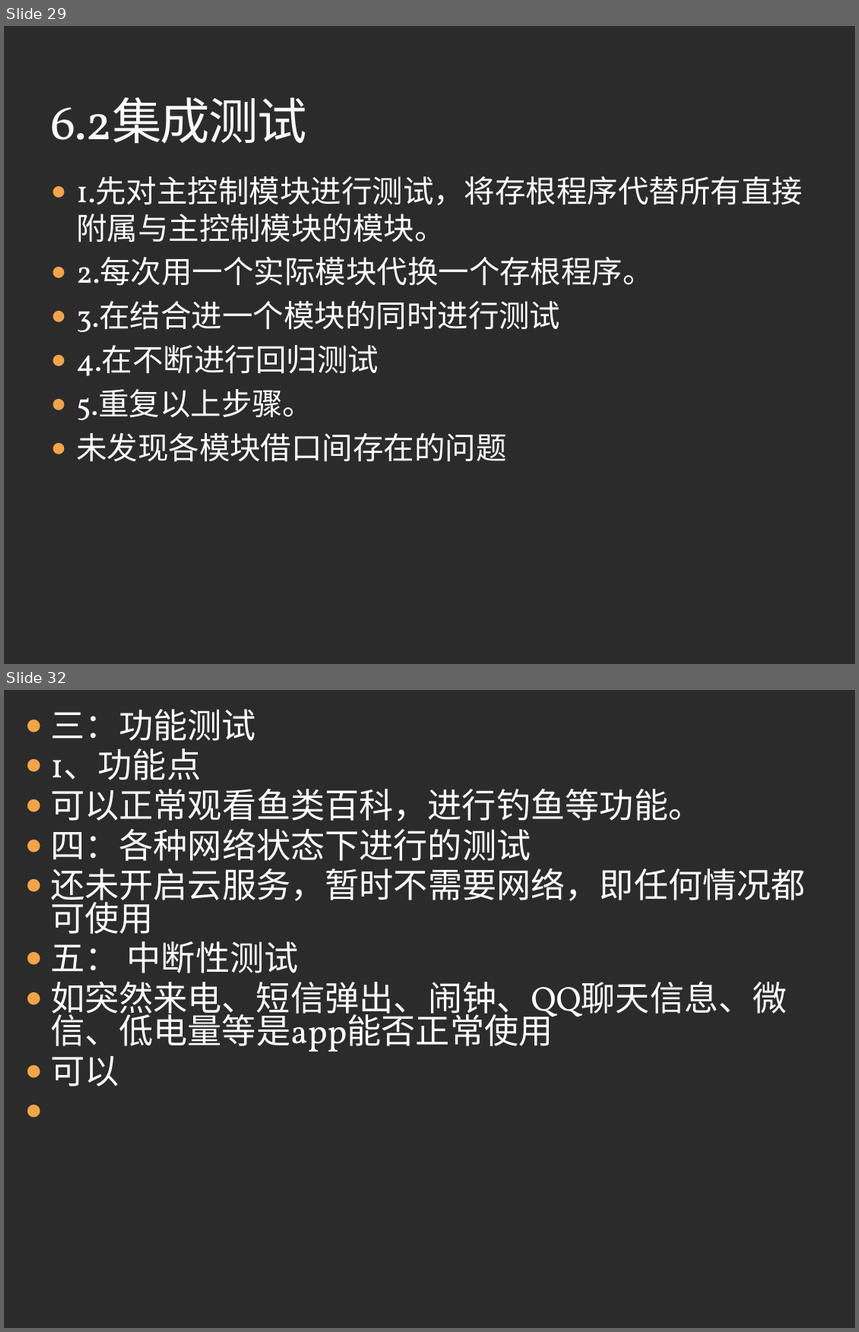
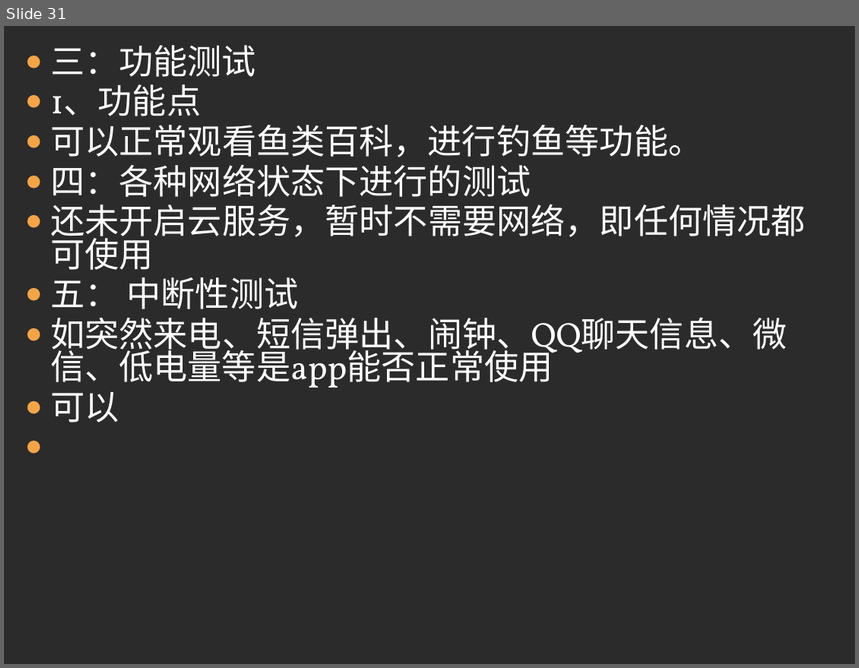
Before and after one commit to 3d-fishing/3D-app, a slide deck: 软件实现.pptx. Shown one above the other, each under a label of ours: slides 29 and 32 before the commit, slide 31 after it; the slides between them are not shown. The pictures are 859x1332 and 859x668 pixels, drawn with LibreOffice and Linux fonts; fonts in the diff are those of the drawing; background and template pictures are left out; a plain dark background stands for a picture behind light text. Boxes give left, top, right and bottom in pixels: in the first picture for what was removed or moved away, otherwise in the second. Text is boxed around its words. In the diff, an @@ line names an element or a change of style, - is before the commit and + after.

```diff
--- a/软件实现.pptx
+++ b/软件实现.pptx
@@ slide 29 removed at bbox=[4, 26, 855, 664], background picture (left out) @@
@@ title removed at bbox=[51, 97, 307, 144] @@
-6.2集成测试
@@ text removed at bbox=[76, 176, 803, 462] @@
-● 1.先对主控制模块进行测试，将存根程序代替所有直接附属与主控制模块的模块。
-● 2.每次用一个实际模块代换一个存根程序。
-● 3.在结合进一个模块的同时进行测试
-● 4.在不断进行回归测试
-● 5.重复以上步骤。
-● 未发现各模块借口间存在的问题
@@ what was slide 32 is now slide 31 @@
```
Also in this commit, not shown: 3 slides changed, 1 other file.
